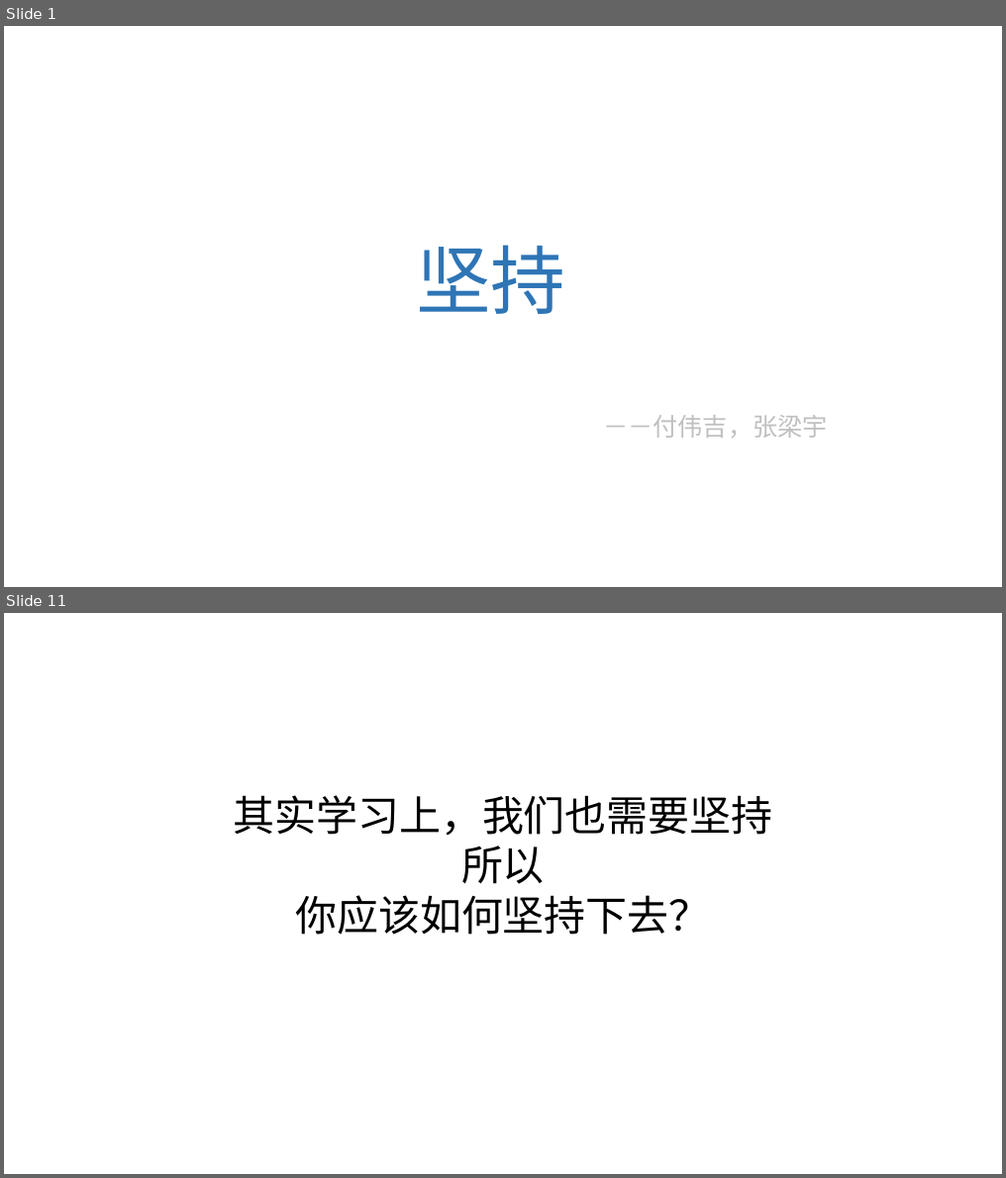
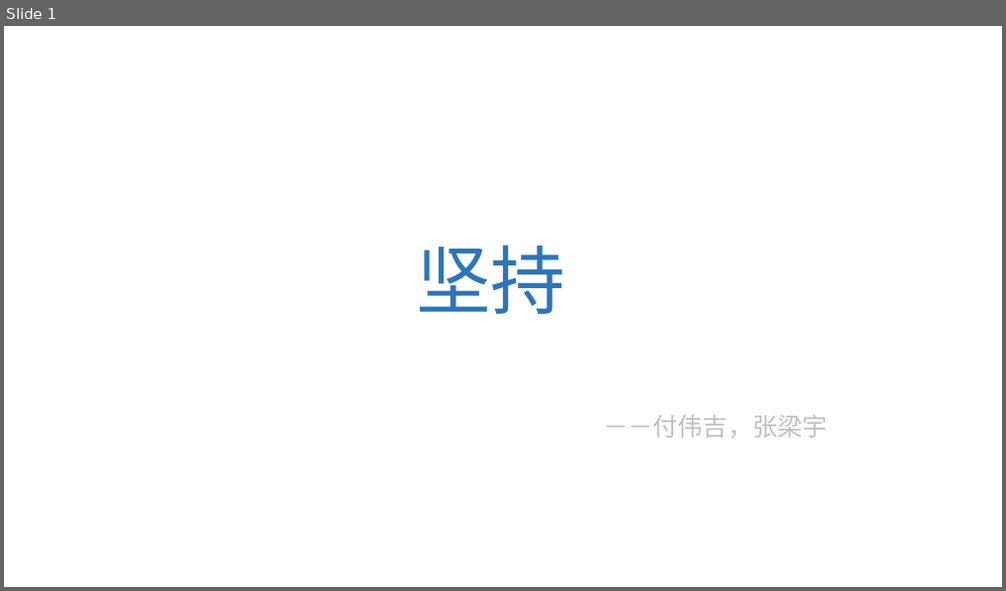
Before and after one commit to jeefies/ppt, a slide deck: 坚持.pptx. Shown one above the other, each under a label of ours: slides 1 and 11 before the commit, slide 1 after it; the slides between them are not shown. The pictures are 1006x1178 and 1006x591 pixels, drawn with LibreOffice and Linux fonts; fonts in the diff are those of the drawing. Boxes give left, top, right and bottom in pixels: in the first picture for what was removed or moved away, otherwise in the second. Text is boxed around its words. In the diff, an @@ line names an element or a change of style, - is before the commit and + after.

```diff
--- a/坚持.pptx
+++ b/坚持.pptx
@@ slide 11 removed at bbox=[4, 613, 1002, 1174], background #FFFFFF @@
@@ text removed at bbox=[233, 795, 772, 935] @@
-其实学习上，我们也需要坚持
-所以
-你应该如何坚持下去？
```
Also in this commit, not shown: 8 slides changed, 1 slide added, 1 other slide removed.
